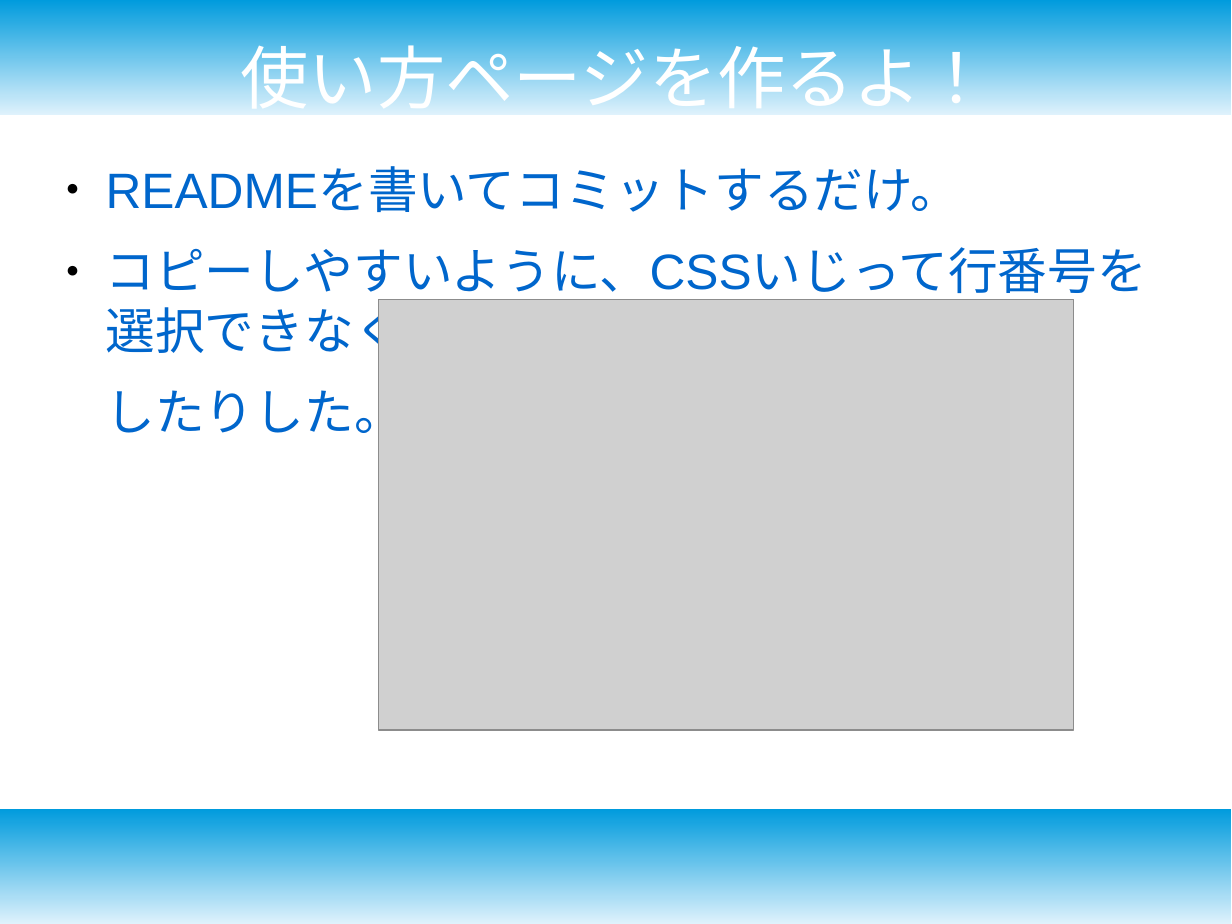
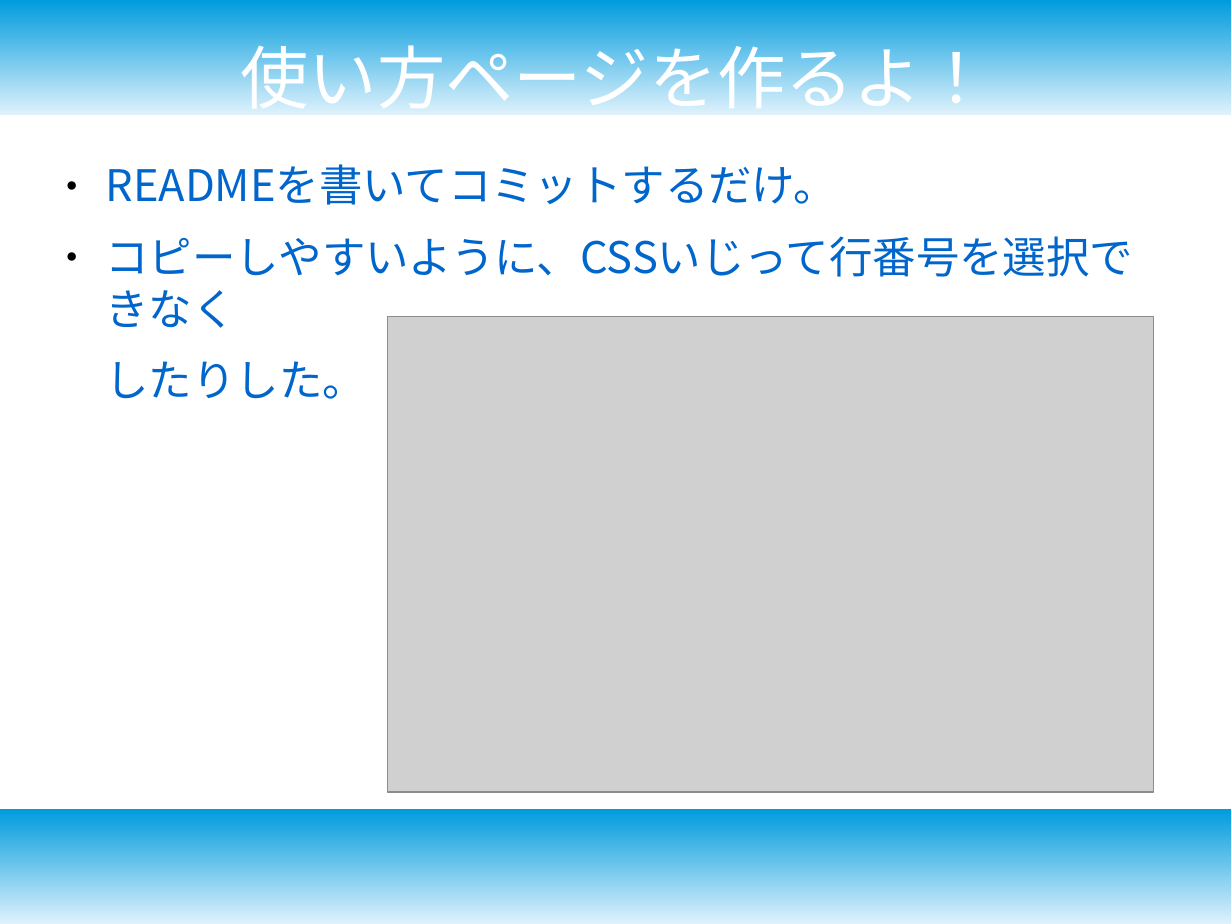
Before and after one commit to hidemune/nanoPI_git, a slide deck: slide 6 of GitWeb.odp. Drawn at 1232x924 pixels with LibreOffice and Linux fonts; fonts in the diff are those of the drawing; grey boxes stand for pictures. Boxes give left, top, right and bottom in pixels: in the first picture for what was removed or moved away, otherwise in the second. Text is boxed around its words. In the diff, an @@ line names an element or a change of style, - is before the commit and + after.

```diff
--- a/GitWeb.odp
+++ b/GitWeb.odp
@@ text "READMEを書いてコミットするだけ。" at (x1=106, y1=164, x2=1134, y2=399): size 32 to 28 pt, font Arial to Noto Sans CJK JP; less space between paragraphs @@
@@ picture resized from (x1=379, y1=300, x2=1074, y2=731) to (x1=387, y1=316, x2=1154, y2=792) @@
```
Also in this commit, not shown: 8 other slides changed, 3 other files.
